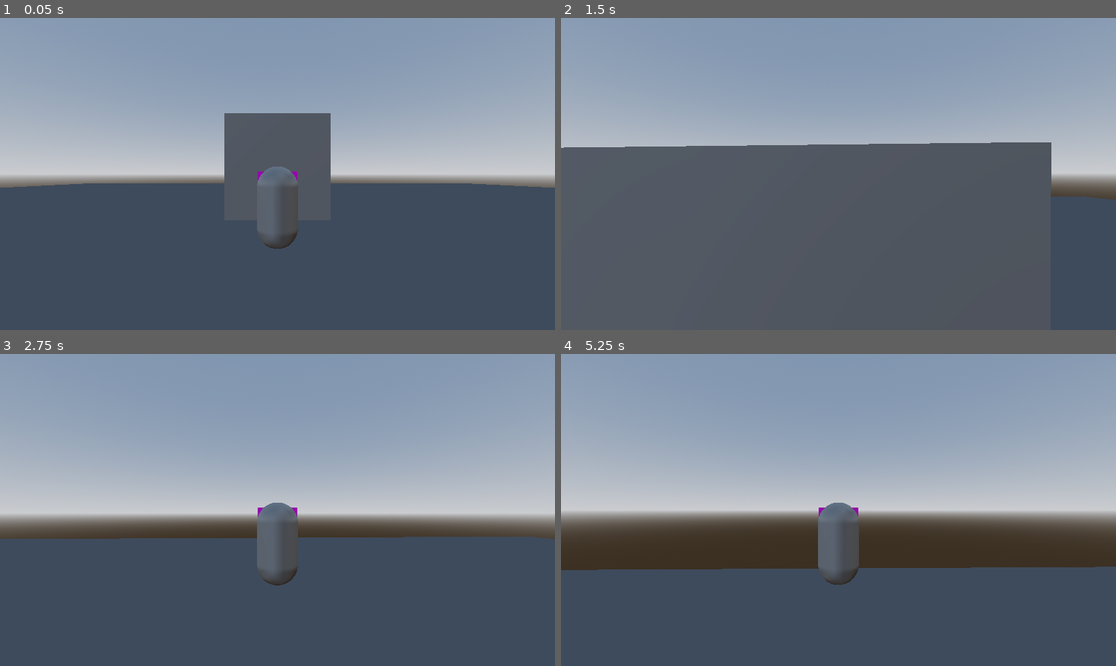
Above: before the commit, frames 1-4 (two rows, left to right).
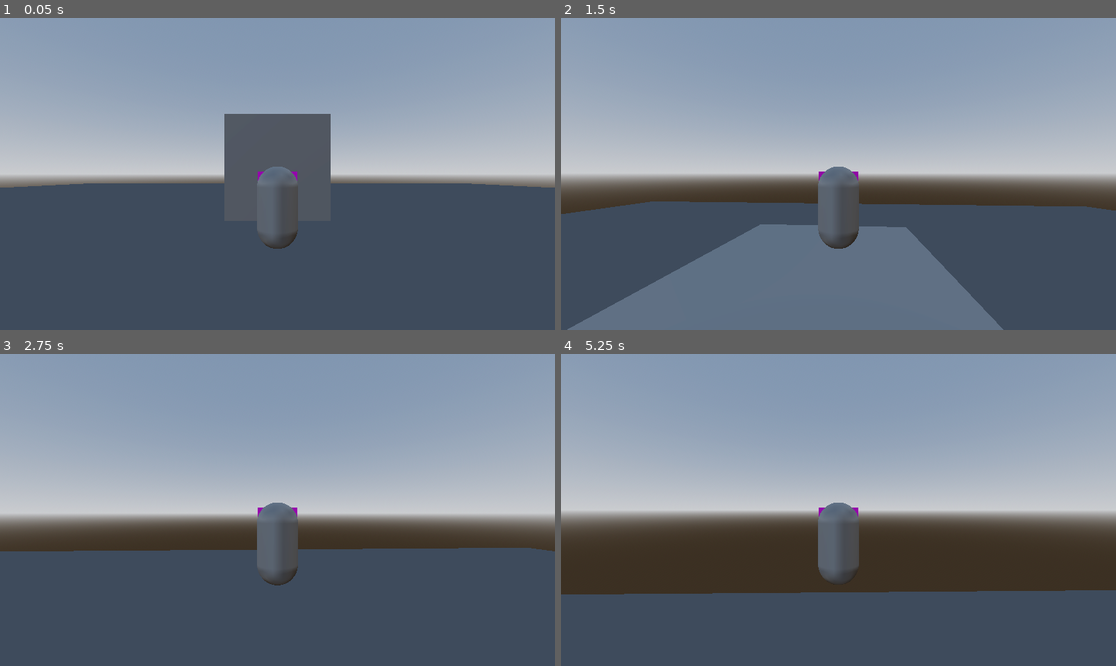
Above: after the commit, the same moments.

Repository: c-dez/3d-game
Game: Godot game, scene res://escenes/world/world.tscn
Two runs of this game, one before a commit and one after it. Both use one fixed random seed, a clock stepped at 60 frames per second and the inputs below.
Inputs (mouse positions are in pixels of both pictures, inside the frame that each line leads up to):
- Up to frame 1 (0.05 s): no input
- Up to frame 2 (1.5 s): tap Enter at 0.5 s; move the mouse to (866, 174) at 0.52 s; hold W (forward) from 0.53 s (still down); tap Space (jump) at 0.77 s; move the mouse to (810, 174) at 1.27 s
- Up to frame 3 (2.75 s): keep holding W (forward); tap Space (jump) at 1.52, 2 s; move the mouse to (288, 503) at 2.02 s
- Up to frame 4 (5.25 s): keep holding W (forward); move the mouse to (832, 516) at 2.77 s; tap Space (jump) at 3.02, 3.77, 4.52 s; move the mouse to (877, 513) at 3.52 s; move the mouse to (794, 506) at 4.27 s; move the mouse to (844, 510) at 5.02 s

The runs differ from the first frame. In frame 1, less than 0.1% of the frame differs, in the area x 2-98%, y 30-55%; in frame 2, 33%, in the area x 0-100%, y 39-100%; in frame 3, 3.5%; in frame 4, 7.4%.

Commit message:
removida logica redundante y mejorado comentarios

Diff:
--- a/escenes/player/player.gd
+++ b/escenes/player/player.gd
@@ -9,10 +9,10 @@
 # variables para rotar mesh segun la direccion de movimiento
 @onready var skin: MeshInstance3D = get_node("Visuals")
 var last_movement_direction := Vector3.FORWARD
-var rotation_speed: float = 12.0
+const ROTATION_SPEED: float = 12.0
 
 # better jump
-# la conbinacion de estas variables modifica propiedades de salto y gravedad
+# la combinacion de estas variables modifica propiedades de salto y gravedad
 var jump_height: float = 8.0
 var jump_time_to_peak: float = 0.4
 var jump_time_to_descend: float = 0.5
@@ -30,8 +30,6 @@
 func _physics_process(_delta: float) -> void:
 	move()
 	jump(_delta)
-	gravity(_delta)
-
 	move_and_slide()
 
 
@@ -45,7 +43,7 @@
 	var target_angle = atan2(last_movement_direction.x, last_movement_direction.z) + PI
 
 	# Interpolación suave usando lerp_angle
-	skin.rotation.y = lerp_angle(skin.rotation.y, target_angle, rotation_speed * _delta)
+	skin.rotation.y = lerp_angle(skin.rotation.y, target_angle, ROTATION_SPEED * _delta)
 
 
 func move() -> void:
@@ -81,11 +79,6 @@
 			velocity.y -= jump_gravity * _delta
 
 
-func gravity(_delta: float) -> void:
-	if not is_on_floor():
-		velocity += get_gravity() * _delta
-
-
 func debug_start() -> void:
 	# codigos para reportar errores
 	if player_camera is not PlayerCamera:
